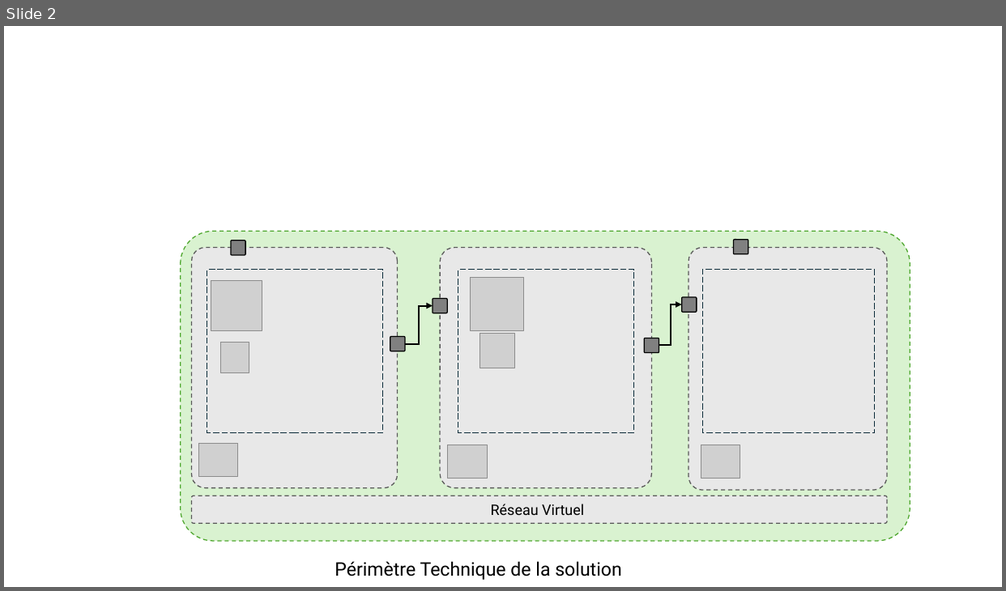
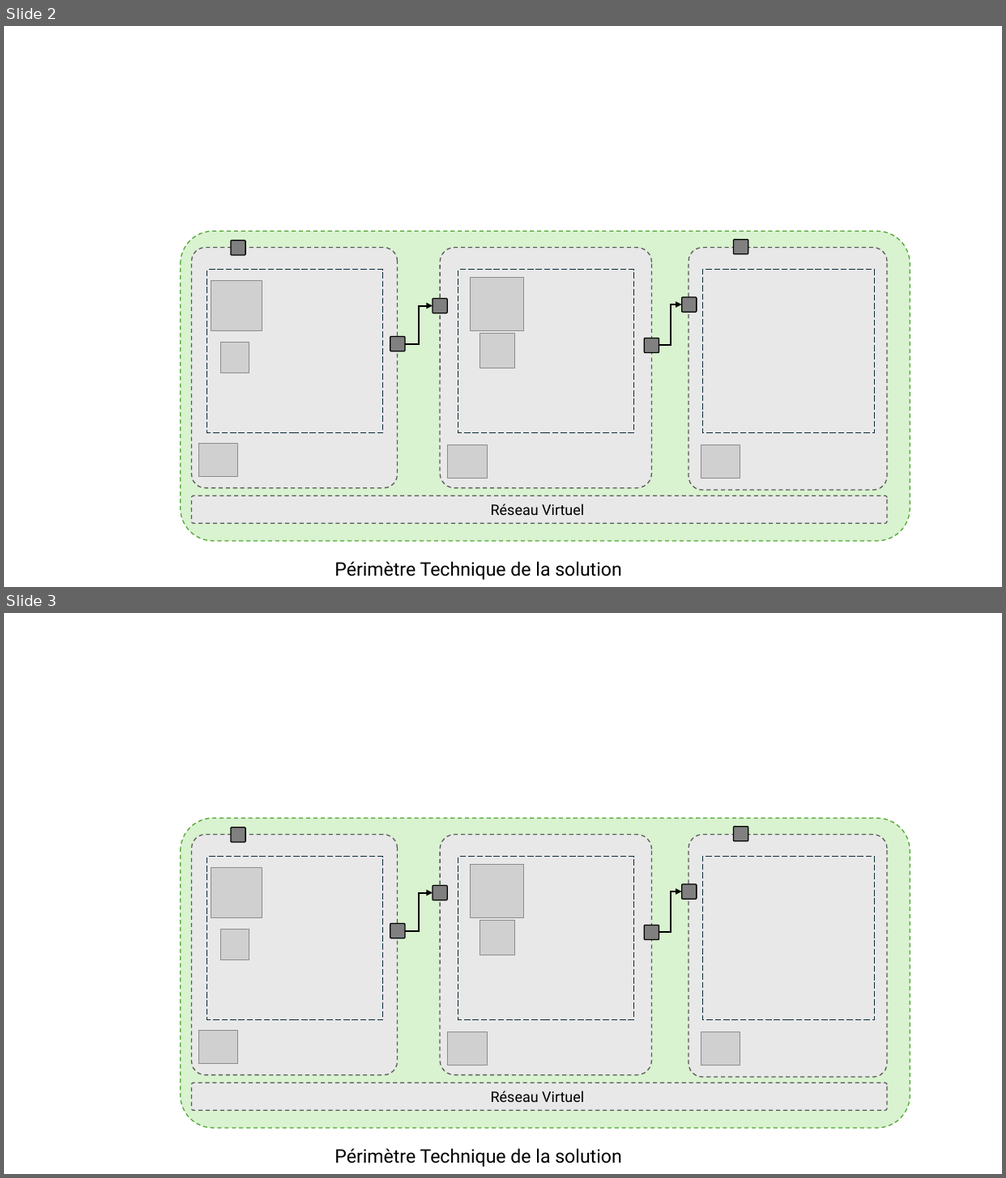
Before and after one commit to AntoineValette/projet_industriel, a slide deck: doc/schemas/schemas-powerpoint.pptx. Shown one above the other, each under a label of ours: slide 2 before the commit, slides 2 and 3 after it. The pictures are 1006x591 and 1006x1178 pixels, drawn with LibreOffice and Linux fonts; fonts in the diff are those of the drawing; grey boxes stand for pictures. Boxes give left, top, right and bottom in pixels: in the first picture for what was removed or moved away, otherwise in the second. Text is boxed around its words. In the diff, an @@ line names an element or a change of style, - is before the commit and + after.

```diff
--- a/doc/schemas/schemas-powerpoint.pptx
+++ b/doc/schemas/schemas-powerpoint.pptx
@@ slide 3 added at (4,613,1002,1174), background #FFFFFF @@
@@ rounded rectangle added at (181,818,910,1128), fill #D9F2D0, outline #4EA72E 1 pt dashed @@
@@ rounded rectangle added at (231,828,246,843), fill #808080, outline #000000 1 pt @@
@@ rounded rectangle added at (734,826,749,841), fill #808080, outline #000000 1 pt @@
@@ rounded rectangle added at (192,835,398,1076), fill #E8E8E8, outline #595959 1 pt dashed @@
@@ rounded rectangle added at (440,835,651,1076), fill #E8E8E8, outline #595959 1 pt dashed @@
@@ rounded rectangle added at (689,835,888,1077), fill #E8E8E8, outline #595959 1 pt dashed @@
@@ rectangle added at (207,857,384,1020), outline #092A39 0.75 pt dashed @@
@@ picture added at (211,867,262,918) @@
@@ rectangle added at (458,857,634,1020), outline #092A39 0.75 pt dashed @@
@@ picture added at (471,865,524,918) @@
@@ rectangle added at (702,857,875,1020), outline #092A39 0.75 pt dashed @@
@@ elbow arrow added from (405, 931) to (433, 893), #000000 1.5 pt @@
@@ rounded rectangle added at (433,885,448,901), fill #808080, outline #000000 1 pt @@
@@ elbow arrow added from (659, 933) to (682, 892), #000000 1.5 pt @@
@@ rounded rectangle added at (682,884,697,900), fill #808080, outline #000000 1 pt @@
@@ rounded rectangle added at (390,924,405,939), fill #808080, outline #000000 1 pt @@
@@ picture added at (479,921,514,956) @@
@@ rounded rectangle added at (644,925,659,940), fill #808080, outline #000000 1 pt @@
@@ picture added at (221,930,249,960) @@
@@ picture added at (198,1031,238,1063) @@
@@ picture added at (448,1033,488,1065) @@
@@ picture added at (701,1033,740,1065) @@
@@ rounded rectangle added at (192,1083,888,1111), fill #E8E8E8, outline #595959 1 pt dashed, 14 pt, text #000000 @@
+Réseau Virtuel
@@ text added at (334,1148,622,1167), 18 pt, text #000000 @@
+Périmètre Technique de la solution
```
Also in this commit, not shown: 1 other slide added.
